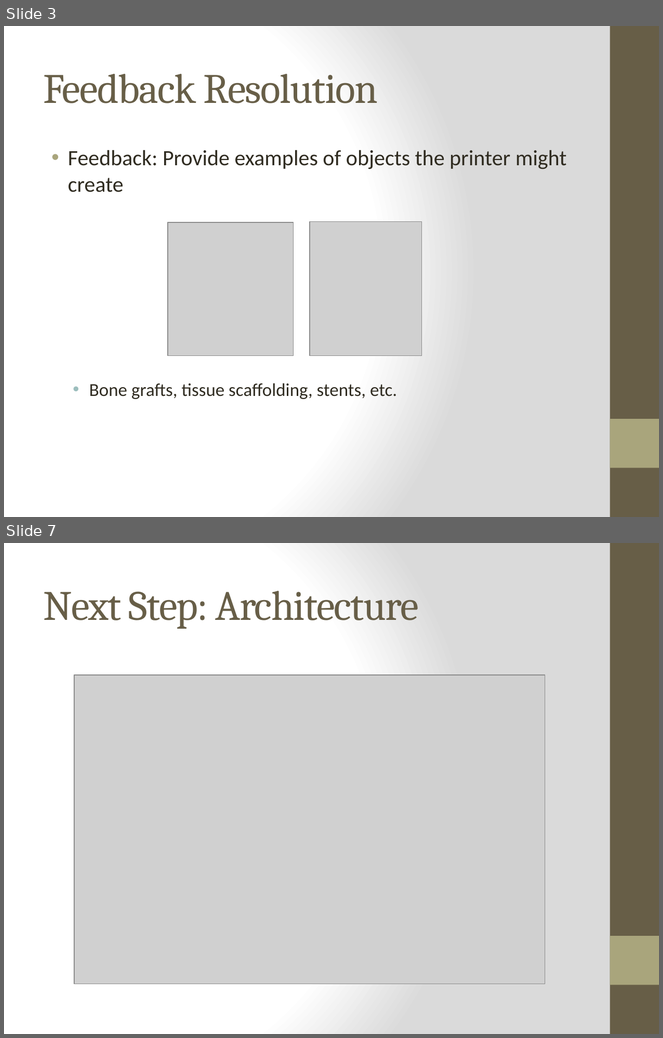
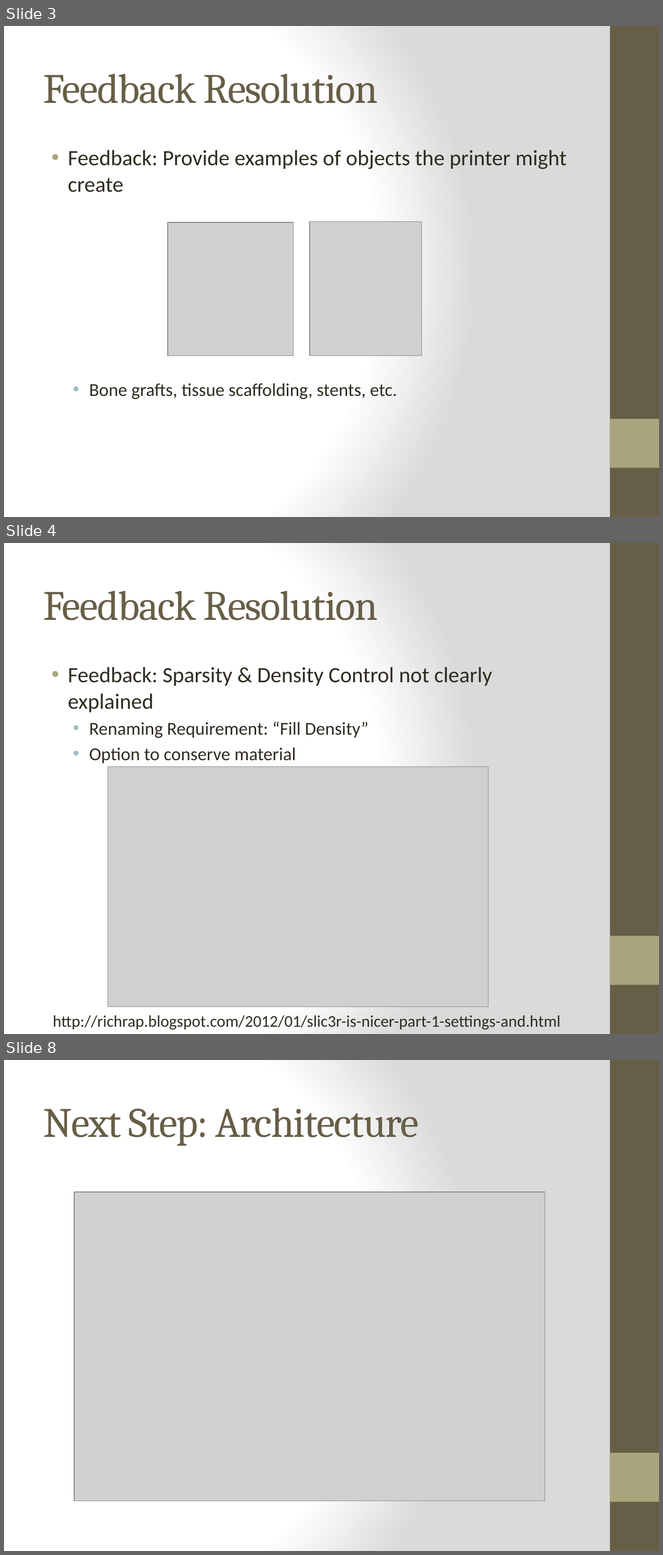
Before and after one commit to qpHalcy0n/SRDesign, a slide deck: Status Updates/2013 11 14.pptx. Shown one above the other, each under a label of ours: slides 3 and 7 before the commit, slides 3, 4 and 8 after it; the slides between them are not shown. The pictures are 663x1038 and 663x1555 pixels, drawn with LibreOffice and Linux fonts; fonts in the diff are those of the drawing; grey boxes stand for pictures. Boxes give left, top, right and bottom in pixels: in the first picture for what was removed or moved away, otherwise in the second. Text is boxed around its words. In the diff, an @@ line names an element or a change of style, - is before the commit and + after.

Commit message:
Added a picture to help explain fill density. Changed "Other Changes" to "Other Issues"

```diff
--- a/Status Updates/2013 11 14.pptx
+++ b/Status Updates/2013 11 14.pptx
@@ slide 4 added at (4,543,659,1034), background gradient #FFFFFF to #DADADA; not listed: 2 template elements that a slide beside it also shows @@
@@ title added at (44,591,378,620), 46 pt, text #675E47 @@
+Feedback Resolution
@@ text added at (68,667,493,763), 20 pt, text #2F2B20 @@
+• Feedback: Sparsity & Density Control not clearly explained
+  • Renaming Requirement: “Fill Density”
+  • Option to conserve material
@@ picture added at (107,767,488,1007) @@
@@ text added at (53,1016,561,1030), 18 pt, text #2F2B20 @@
+http://richrap.blogspot.com/2012/01/slic3r-is-nicer-part-1-settings-and.html
@@ what was slide 7 is now slide 8 @@
```
Also in this commit, not shown: 4 slides changed.
